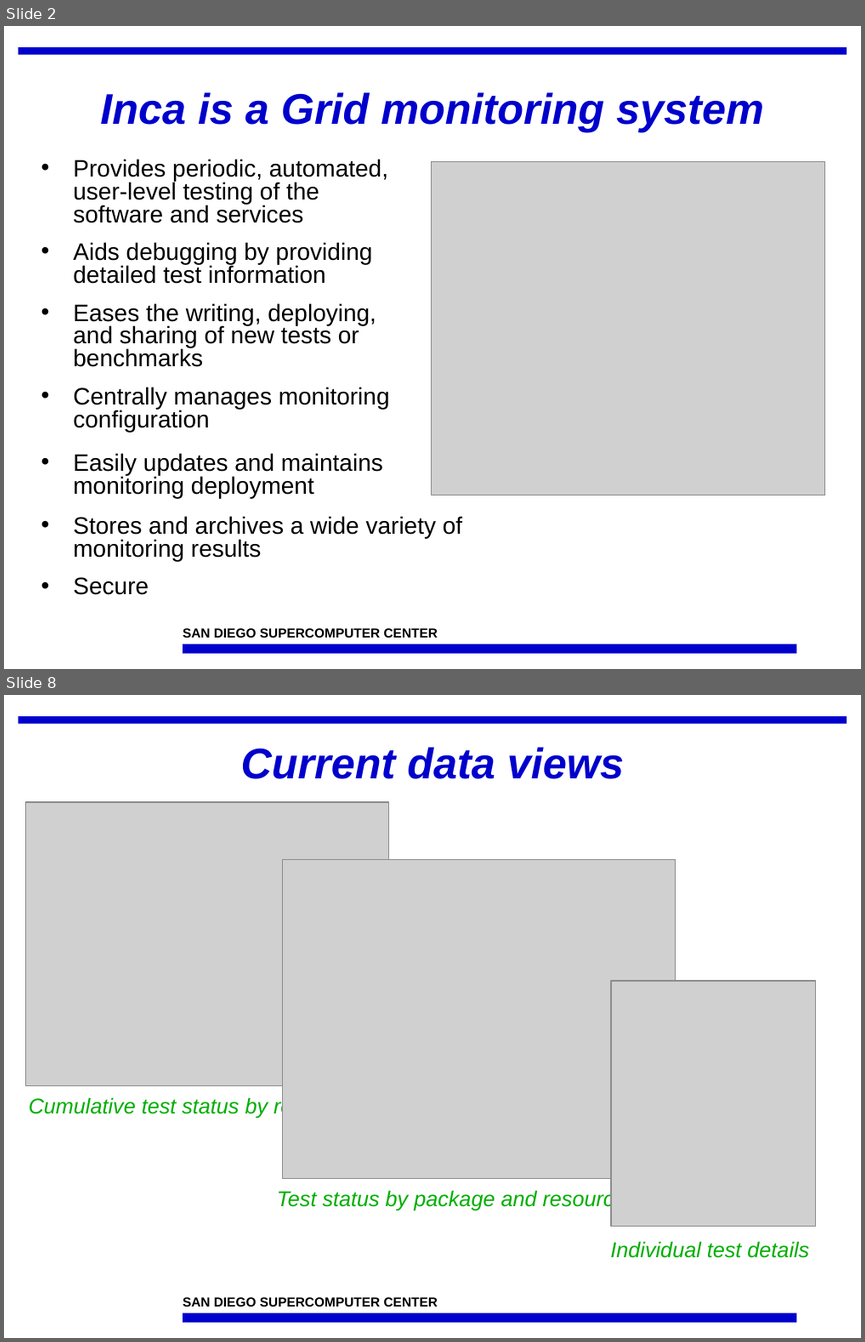
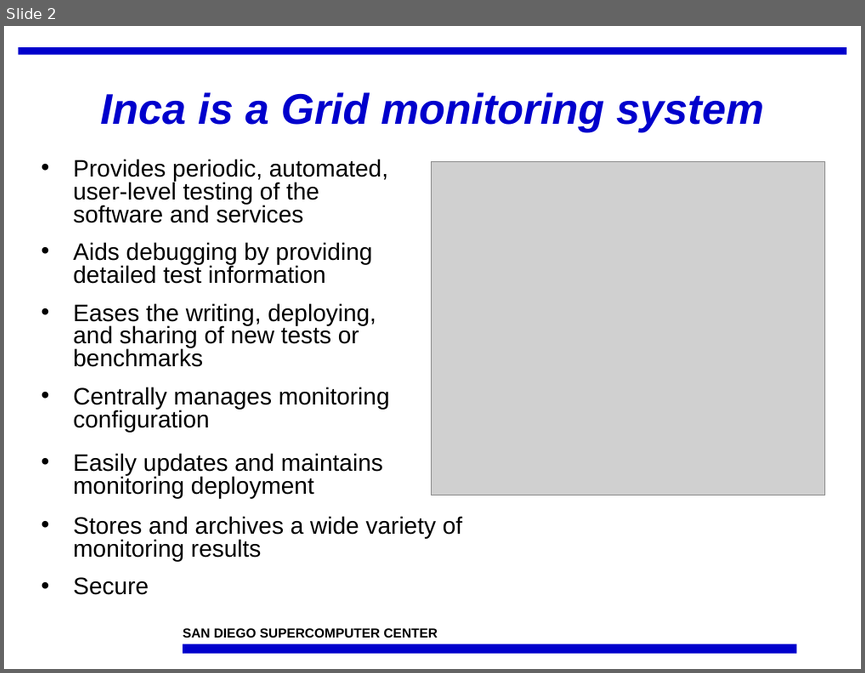
Before and after one commit to IncaProject/inca-xsede, a slide deck: talks/inca-nsf_02-08.ppt. Shown one above the other, each under a label of ours: slides 2 and 8 before the commit, slide 2 after it; the slides between them are not shown. The pictures are 865x1342 and 865x673 pixels, drawn with LibreOffice and Linux fonts; fonts in the diff are those of the drawing; grey boxes stand for pictures; background and template pictures are left out. Boxes give left, top, right and bottom in pixels: in the first picture for what was removed or moved away, otherwise in the second. Text is boxed around its words. In the diff, an @@ line names an element or a change of style, - is before the commit and + after.

```diff
--- a/talks/inca-nsf_02-08.ppt
+++ b/talks/inca-nsf_02-08.ppt
@@ slide 8 removed at (4, 695, 861, 1338), background #FFFFFF; not listed: 3 template elements that a slide beside it also shows @@
@@ title removed at (241, 747, 624, 779) @@
-Current data views
@@ picture removed at (25, 802, 389, 1086) @@
@@ picture removed at (283, 860, 675, 1179) @@
@@ picture removed at (611, 981, 816, 1225) @@
@@ text removed at (29, 1096, 357, 1118) @@
-Cumulative test status by resource
@@ text removed at (277, 1189, 626, 1211) @@
-Test status by package and resource
@@ text removed at (610, 1241, 809, 1258) @@
-Individual test details
```
Also in this commit, not shown: 4 slides changed, 1 slide added, 2 other slides removed.
